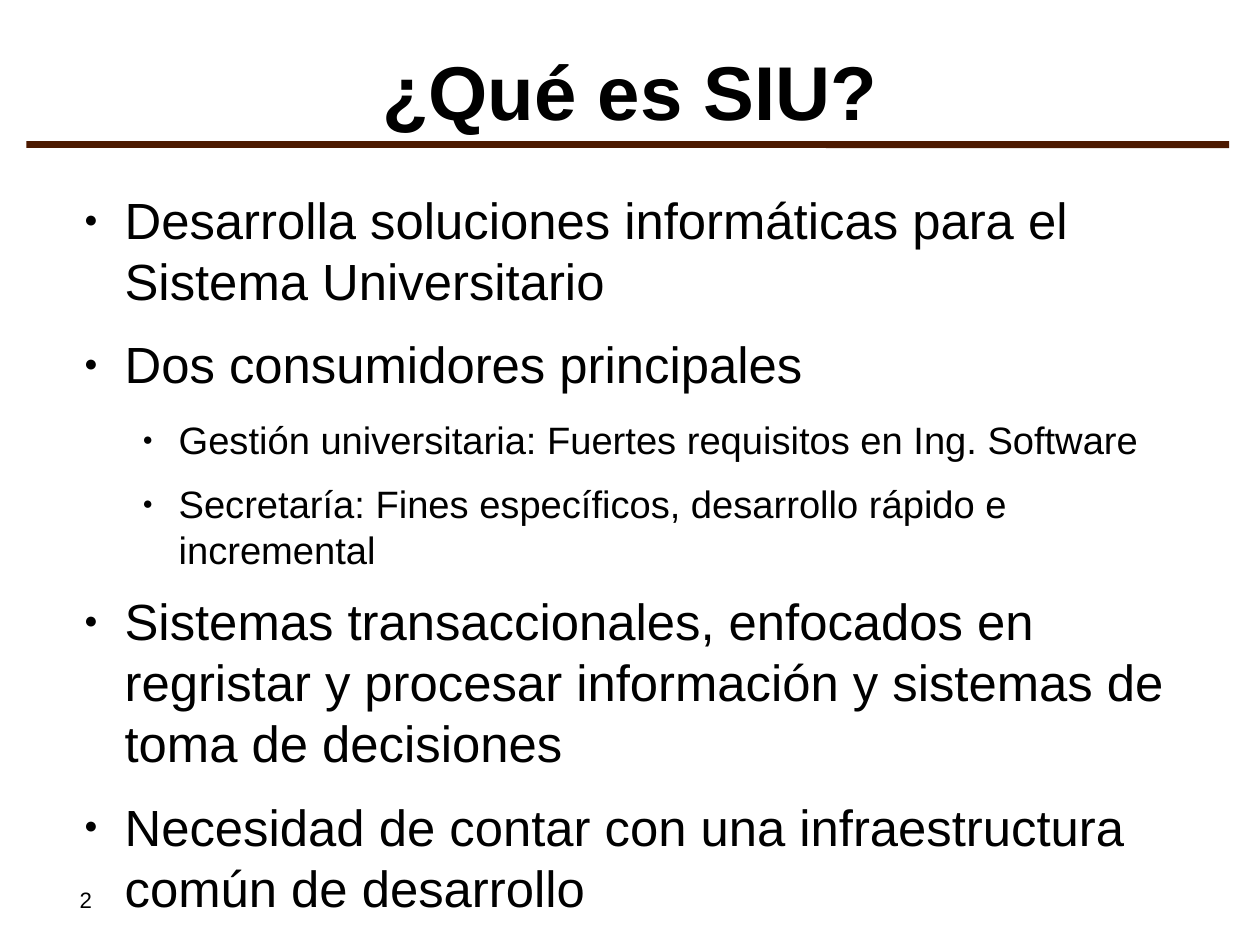
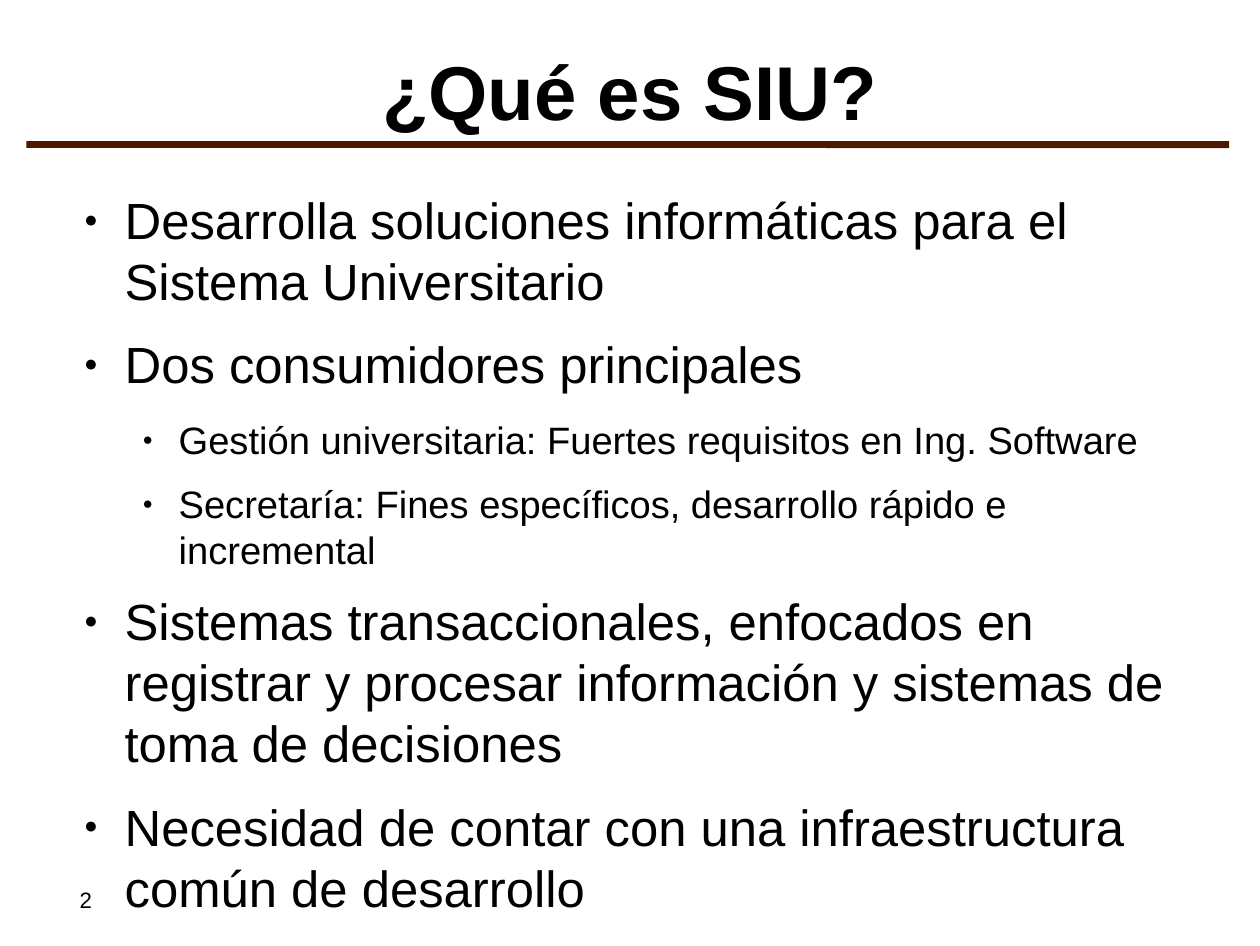
Before and after one commit to SIU-Toba/framework, a slide deck: slide 2 of doc/presentaciones/2007 - JAIIO - SIE - imprimible.odp. Drawn at 1260x946 pixels with LibreOffice and Linux fonts; fonts in the diff are those of the drawing; background and template pictures are left out. Boxes give left, top, right and bottom in pixels: in the first picture for what was removed or moved away, otherwise in the second. Text is boxed around its words. In the diff, an @@ line names an element or a change of style, - is before the commit and + after.

```diff
--- a/doc/presentaciones/2007 - JAIIO - SIE - imprimible.odp
+++ b/doc/presentaciones/2007 - JAIIO - SIE - imprimible.odp
@@ text at [125, 603, 1164, 763]: text changed @@
-● Sistemas transaccionales, enfocados en regristar y procesar información y sistemas de toma de decisiones
+● Sistemas transaccionales, enfocados en registrar y procesar información y sistemas de toma de decisiones
```
Also in this commit, not shown: 1 other slide changed.
